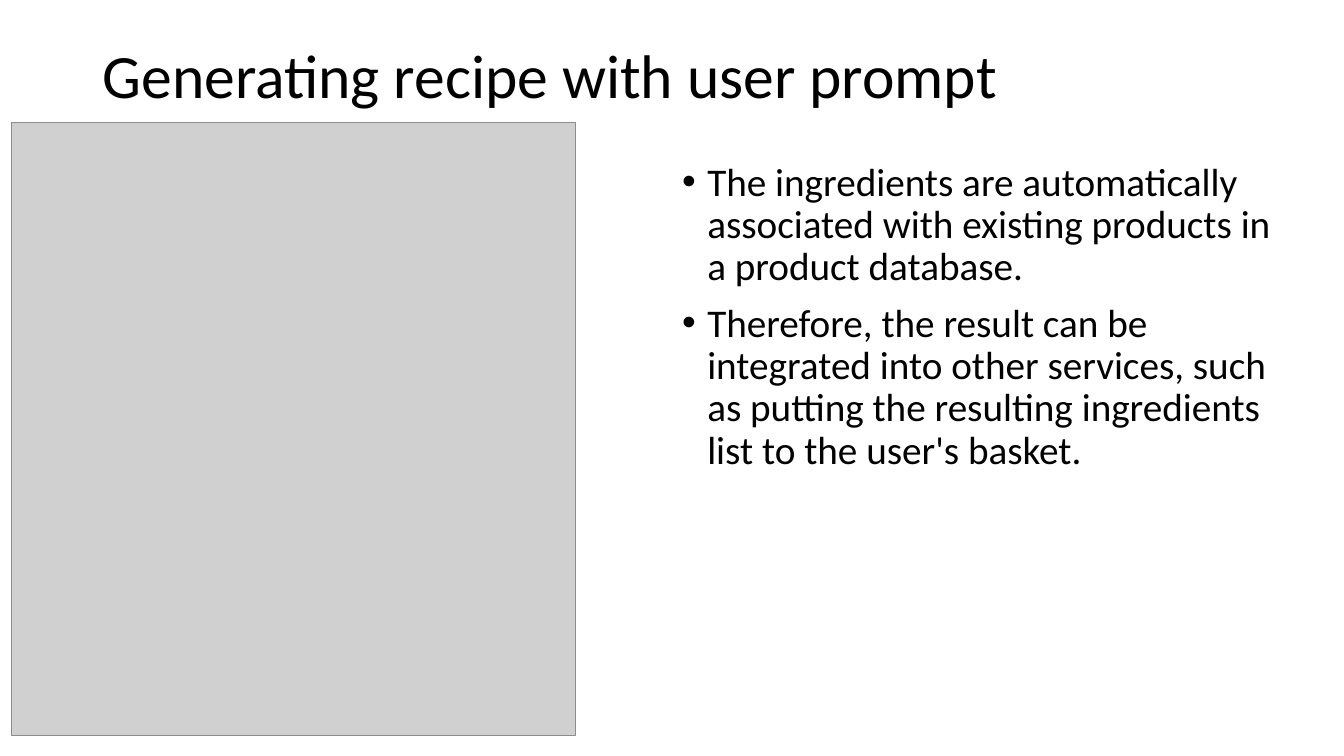
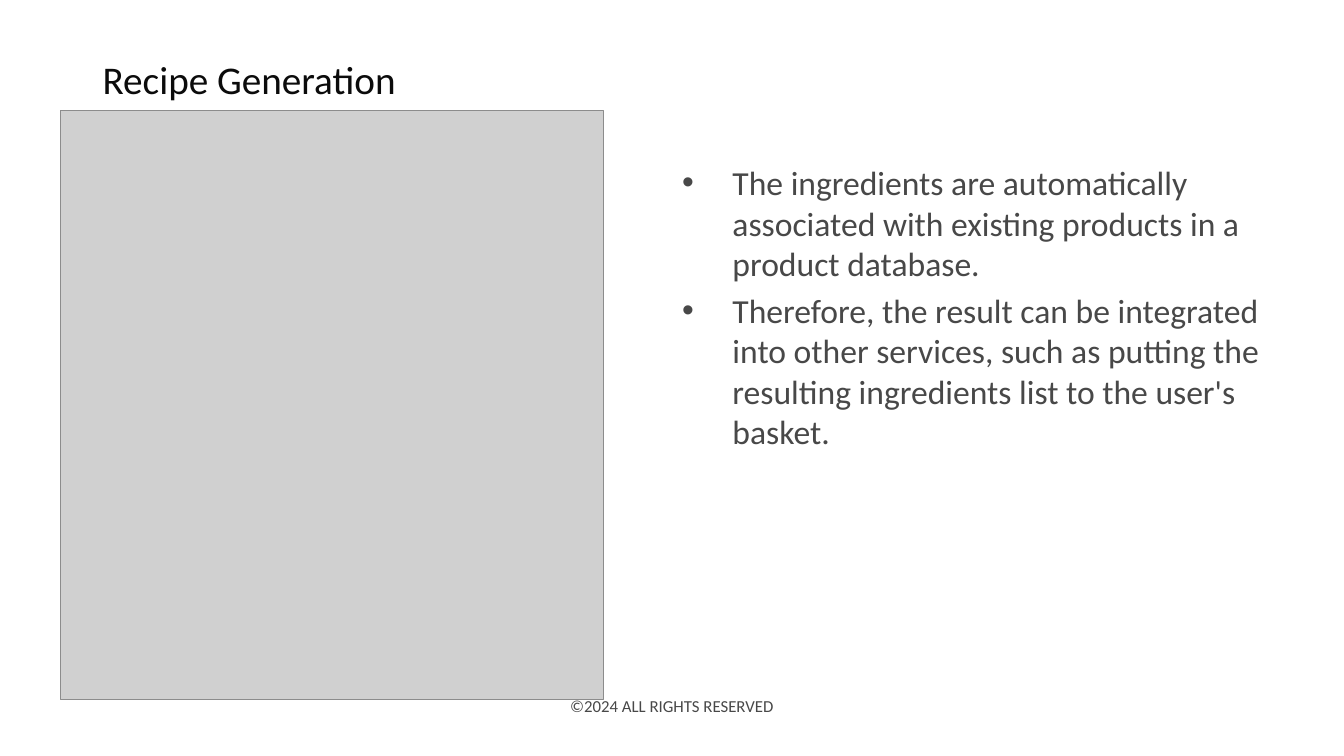
Before and after one commit to deepnetworkgmbh/generative-ai, a slide deck: slide 10 of recipe_generation/Presentation.pptx. Drawn at 1344x756 pixels with LibreOffice and Linux fonts; fonts in the diff are those of the drawing; grey boxes stand for pictures; background and template pictures are left out. Boxes give left, top, right and bottom in pixels: in the first picture for what was removed or moved away, otherwise in the second. Text is boxed around its words. In the diff, an @@ line names an element or a change of style, - is before the commit and + after.

Commit message:
(recipe_generation): Updated the presentation

```diff
--- a/recipe_generation/Presentation.pptx
+++ b/recipe_generation/Presentation.pptx
@@ title at bbox=[103, 67, 396, 101]: text changed; size 44 to 28 pt; text colour #000000 to #0B0B0B @@
-Generating recipe with user prompt
+Recipe Generation
@@ picture: place and size @@
-picture at bbox=[12, 123, 576, 736]
+picture at bbox=[60, 111, 603, 700]
@@ text "The ingredients are automatically associated ..." at bbox=[732, 171, 1259, 445]: size 28 to 24 pt, text colour #000000 to #484848; indent changed; line spacing 0.9 to 1; less space between paragraphs @@
@@ text added at bbox=[570, 698, 773, 712], 12 pt, text #484848 @@
+©2024 ALL RIGHTS RESERVED
```
Also in this commit, not shown: 16 other slides changed, 4 slides added, 3 slides removed, 1 other file.
